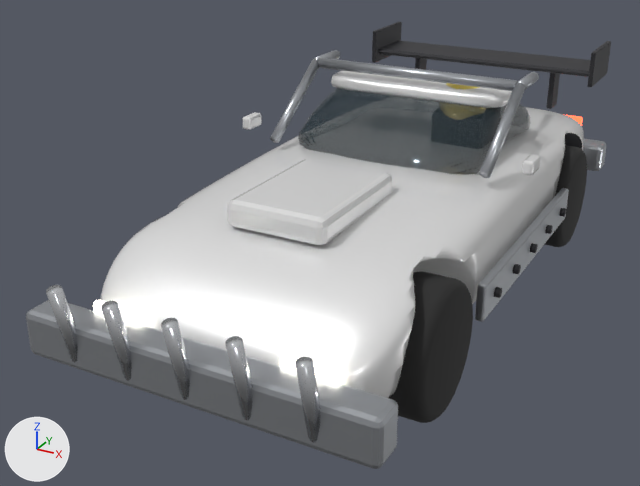
What one commit did to the glTF model assets/models/cars/muscle.glb.
The view is the same before and after, from a camera (50 mm lens) standing at (2.62, -5.88, 3.16) and looking at (-0.37, -0.43, 0.44). The lights are fixed; the arrows at lower left show +X, +Y and +Z. The older version comes first. Where no turn or scale is listed for an object, it has been applied to the vertices. Vertices at exactly the same position are counted once.

Objects in the first picture: 'Dark_Parts', 'Glass', 'HeadLights', 'Paint_Body', 'Steel_Parts', 'Wheel_FL', 'Wheel_RL' and 2 more.
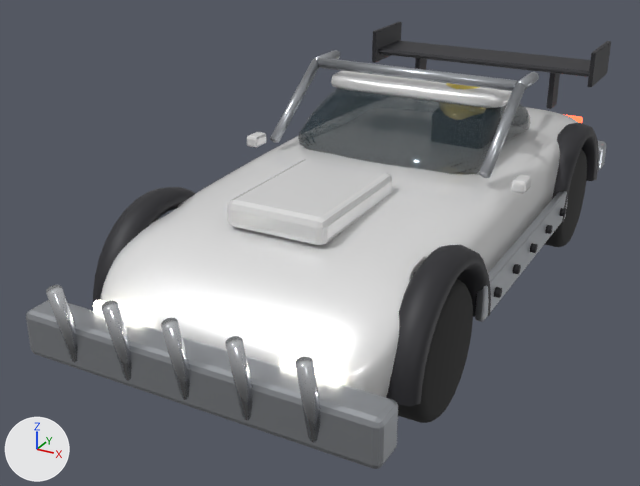
Scene script edits in JSON lines:
```json
{"block": "me_cylinder_043", "where": "# used by ob_dark_parts; location = (-1.15, 0.775, 0.56)"}
{"op": "remove", "block": "me_cylinder_043", "code": "me_cylinder_043.from_pydata(...)  # 608 vertices, 1140 faces; spans x -0.03..2.33, y -3.22..1.92, z -0.24..1.06"}
{"op": "add", "block": "me_cylinder_043", "code": "me_cylinder_043.from_pydata(...)  # 1152 vertices, 2164 faces; spans x -0.03..2.33, y -3.22..1.92, z -0.24..1.06"}
{"block": "me_cylinder_043", "change": "me_cylinder_043 part 1: a new loose piece of 136 vertices spanning x 0.0..0.24, y -2.92..-1.63, z -0.12..0.53, in mat_dark (dark grey #303035)"}
{"block": "me_cylinder_043", "change": "me_cylinder_043 part 2: a new loose piece of 136 vertices spanning x 2.06..2.3, y -2.92..-1.63, z -0.12..0.52, in mat_dark (dark grey #303035)"}
{"block": "me_cylinder_043", "change": "me_cylinder_043 part 3: a new loose piece of 136 vertices spanning x 2.06..2.3, y 0.03..1.32, z -0.12..0.52, in mat_dark (dark grey #303035)"}
{"block": "me_cylinder_043", "change": "other edits to the shape of me_cylinder_043 do not show in these pictures"}
{"block": "me_body_001", "where": "# used by ob_paint_body; location = (0.0, 0.0, 0.0)"}
{"op": "remove", "block": "me_body_001", "code": "me_body_001.from_pydata(...)  # 4450 vertices, 8879 faces; spans x -1.16..1.16, y -2.4..2.4, z 0.32..1.55"}
{"op": "add", "block": "me_body_001", "code": "me_body_001.from_pydata(...)  # 4450 vertices, 8879 faces; spans x -1.12..1.12, y -2.4..2.4, z 0.32..1.55"}
{"block": "me_body_001", "change": "me_body_001 part 4: the loose piece of 56 vertices spanning x -1.16..-1.08, y -0.27..-0.09, z 1.18..1.28 is moved by (0.05, -0.02, -0.14)"}
{"block": "me_body_001", "change": "me_body_001 part 5: the loose piece of 56 vertices spanning x 1.08..1.16, y -0.27..-0.09, z 1.18..1.28 is moved by (-0.05, -0.02, -0.14)"}
```

What differs and where, as boxes (x1, y1, x2, y2) in the pictures (640 x 486 px; the box of a moved part takes in the faces that stretch with it):
```json
{"object": "Paint_Body", "change": "reshaped", "before": [100, 71, 584, 398], "after": [100, 71, 579, 397]}
{"object": "Dark_Parts", "change": "reshaped", "before": [372, 22, 611, 298], "after": [93, 22, 611, 406]}
{"part": 1, "of": "me_cylinder_043", "change": "added", "after": [93, 187, 195, 303]}
{"part": 2, "of": "me_cylinder_043", "change": "added", "after": [386, 245, 491, 406]}
{"part": 3, "of": "me_cylinder_043", "change": "added", "after": [552, 123, 599, 222]}
{"part": 4, "of": "me_body_001", "change": "moved or reshaped", "before": [243, 112, 262, 130], "after": [247, 132, 266, 148]}
{"part": 5, "of": "me_body_001", "change": "moved or reshaped", "before": [522, 155, 540, 175], "after": [511, 175, 531, 194]}
```
